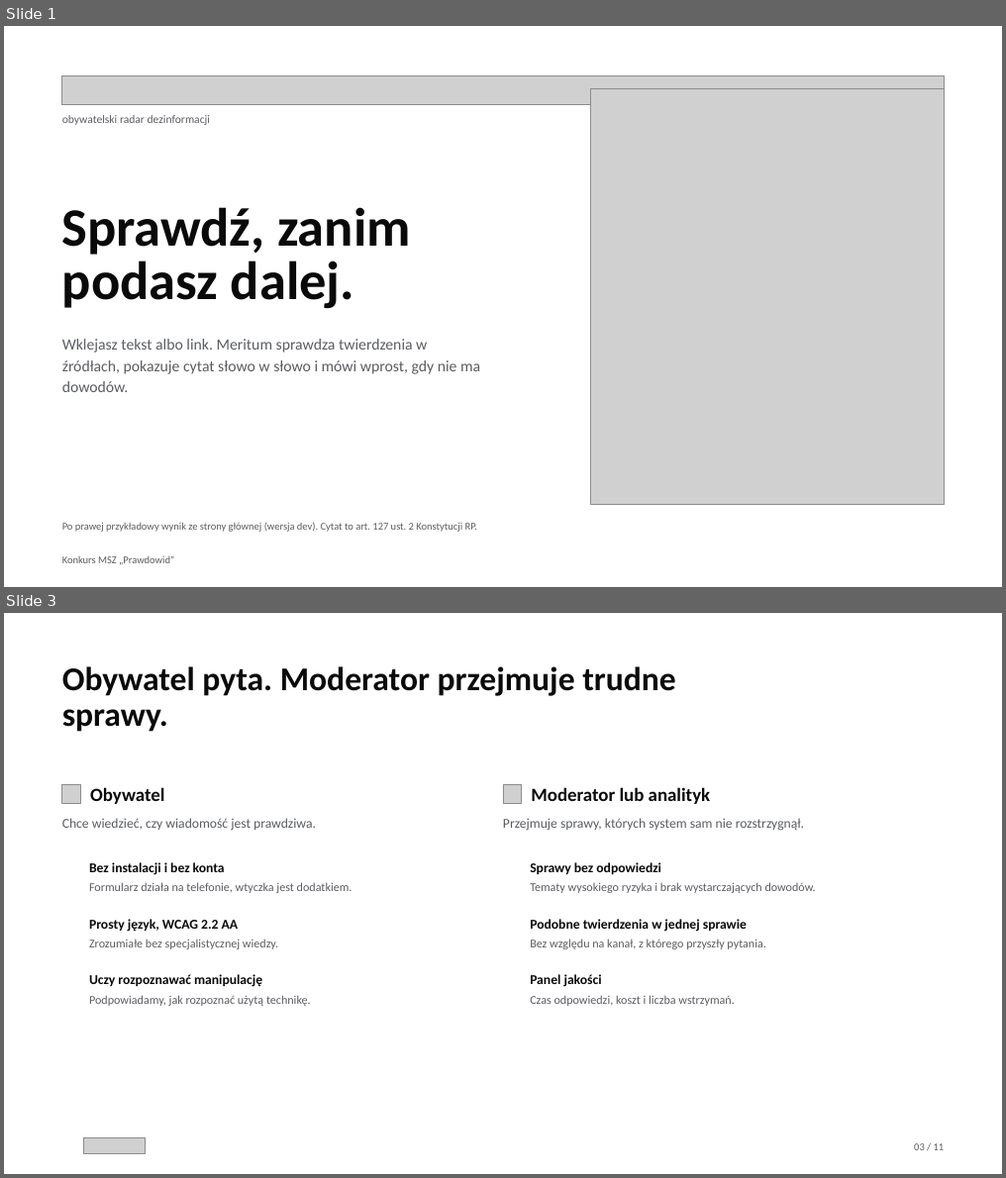
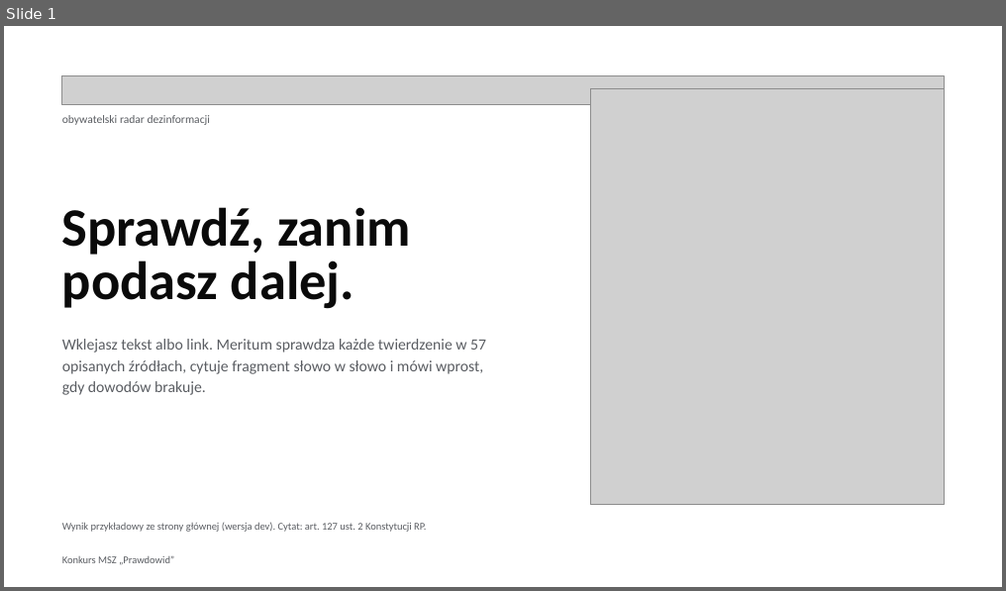
Before and after one commit to Meritum-HackNation2026/meritum-marketing, a slide deck: deck/meritum-deck.pptx. Shown one above the other, each under a label of ours: slides 1 and 3 before the commit, slide 1 after it; the slides between them are not shown. The pictures are 1006x1178 and 1006x591 pixels, drawn with LibreOffice and Linux fonts; fonts in the diff are those of the drawing; grey boxes stand for pictures; background and template pictures are left out. Boxes give left, top, right and bottom in pixels: in the first picture for what was removed or moved away, otherwise in the second. Text is boxed around its words. In the diff, an @@ line names an element or a change of style, - is before the commit and + after.

Commit message:
feat: decki pokazują zmierzone wyniki, koszty i skalowanie z arkusza Excel (#27)
* feat(docs): arkusz kosztów i wyników ma siedem przebiegów benchmarku i mapę liczb ze slajdów (#21)

Arkusz docs/meritum-koszty-i-wyniki.xlsx buduje build_workbook.py z raportów
meritum-worker (origin/develop 4cf906d). Ostatni przebieg to 7b: macro-F1 0,82
w raporcie i 0,65 liczone ściśle, pokrycie cytatami 90%, mediana 50 s.
Arkusz „Liczby na slajdach” podaje komórkę każdej liczby z decków, a test
tests/test_deck_numbers.py sprawdza, że slajdy i arkusz się zgadzają.
koszty-i-skalowanie.md mówi, skąd różnica wobec wcześniejszych szacunków.

* docs(deck): główny pitch zespołu jako wzorzec do porównań (#21)

Plik od Ani z 22.11.2026 leży w deck/wzorzec bez zmian. README mówi, czym
jest i dlaczego jego liczby o kosztach różnią się od arkusza.

* feat(deck): oba decki pokazują zmierzone wyniki, koszty, skalowanie i diagram kontenerów (#21)

Oba decki mają 12 slajdów w tej samej kolejności. Slajd z wynikami pokazuje
przebieg 7b przy każdym celu, także tam, gdzie celu nie spełniamy. Doszły
slajdy o kosztach według poziomu przyjęcia i o skalowaniu, każdy z linkiem
do arkusza. Slajd o użytkownikach wszedł do slajdu o kanałach, a pasek
postępu i strona wstrzymania do jednego slajdu z wynikiem.
Pełny diagram kontenerów, siedem przebiegów i prognoza są w dodatku
(deck/meritum-own/dodatek.html) poza limitem 12 slajdów.
Deck zespołu wycina tabele z liczbami z index.html, więc liczby w obu
deckach są te same.

* fix(deck): slajd z wynikami pokazuje cel i pomiar bez etykiet „spełniony / niespełniony” (#21)

Z tabeli na slajdzie 9 w obu deckach zniknęła kolumna z oceną. Cel z treści
zadania i wartość z przebiegu 7b stoją obok siebie. Przy prompt injection
została kreska, a pod nazwą miernika jest dopisek „nie zmierzono”.

Tytuł slajdu to „Wyniki z przebiegu 7b: 64 twierdzenia, 53 trafne werdykty.”,
a podtytuł podaje już tylko datę, 11 wstrzymań i 0 błędów technicznych.
Zdania o spełnianiu celów wypadły też z notatek prowadzącego do slajdów 9
i 12, z tekstu alternatywnego tabeli i z README. Test sprawdza dopisek
„nie zmierzono”. Arkusz i dodatek są bez zmian.

```diff
--- a/deck/meritum-deck.pptx
+++ b/deck/meritum-deck.pptx
@@ slide 3 removed at (4, 613, 1002, 1174), background #FFFFFF @@
@@ text removed at (62, 666, 676, 732) @@
-Obywatel pyta. Moderator przejmuje trudne sprawy.
@@ picture removed at (62, 784, 81, 803) @@
@@ text removed at (90, 787, 164, 804) @@
-Obywatel
@@ picture removed at (503, 784, 522, 803) @@
@@ text removed at (531, 787, 711, 804) @@
-Moderator lub analityk
@@ text removed at (62, 818, 316, 831) @@
-Chce wiedzieć, czy wiadomość jest prawdziwa.
@@ text removed at (503, 818, 804, 831) @@
-Przejmuje sprawy, których system sam nie rozstrzygnął.
@@ text removed at (89, 861, 225, 876) @@
-Bez instalacji i bez konta
@@ text removed at (530, 862, 661, 874) @@
-Sprawy bez odpowiedzi
@@ text removed at (89, 882, 352, 893) @@
-Formularz działa na telefonie, wtyczka jest dodatkiem.
@@ text removed at (530, 882, 816, 893) @@
-Tematy wysokiego ryzyka i brak wystarczających dowodów.
@@ text removed at (89, 919, 239, 932) @@
-Prosty język, WCAG 2.2 AA
@@ text removed at (89, 939, 278, 950) @@
-Zrozumiałe bez specjalistycznej wiedzy.
@@ text removed at (530, 919, 746, 932) @@
-Podobne twierdzenia w jednej sprawie
@@ text removed at (530, 939, 766, 950) @@
-Bez względu na kanał, z którego przyszły pytania.
@@ text removed at (89, 974, 262, 987) @@
-Uczy rozpoznawać manipulację
@@ text removed at (89, 995, 311, 1006) @@
-Podpowiadamy, jak rozpoznać użytą technikę.
@@ text removed at (530, 974, 602, 987) @@
-Panel jakości
@@ text removed at (530, 995, 734, 1006) @@
-Czas odpowiedzi, koszt i liczba wstrzymań.
@@ picture removed at (84, 1138, 145, 1154) @@
@@ text removed at (914, 1144, 944, 1151) @@
-03 / 11
@@ slide 1 changed as well @@
@@ text at (62, 339, 486, 395): text changed @@
-Wklejasz tekst albo link. Meritum sprawdza twierdzenia w źródłach, pokazuje cytat słowo w słowo i mówi wprost, gdy nie ma dowodów.
+Wklejasz tekst albo link. Meritum sprawdza każde twierdzenie w 57 opisanych źródłach, cytuje fragment słowo w słowo i mówi wprost, gdy dowodów brakuje.
@@ text at (62, 522, 426, 532): text changed @@
-Po prawej przykładowy wynik ze strony głównej (wersja dev). Cytat to art. 127 ust. 2 Konstytucji RP.
+Wynik przykładowy ze strony głównej (wersja dev). Cytat: art. 127 ust. 2 Konstytucji RP.
```
Also in this commit, not shown: 4 other slides changed, 7 slides added, 5 other slides removed, 45 other files.
